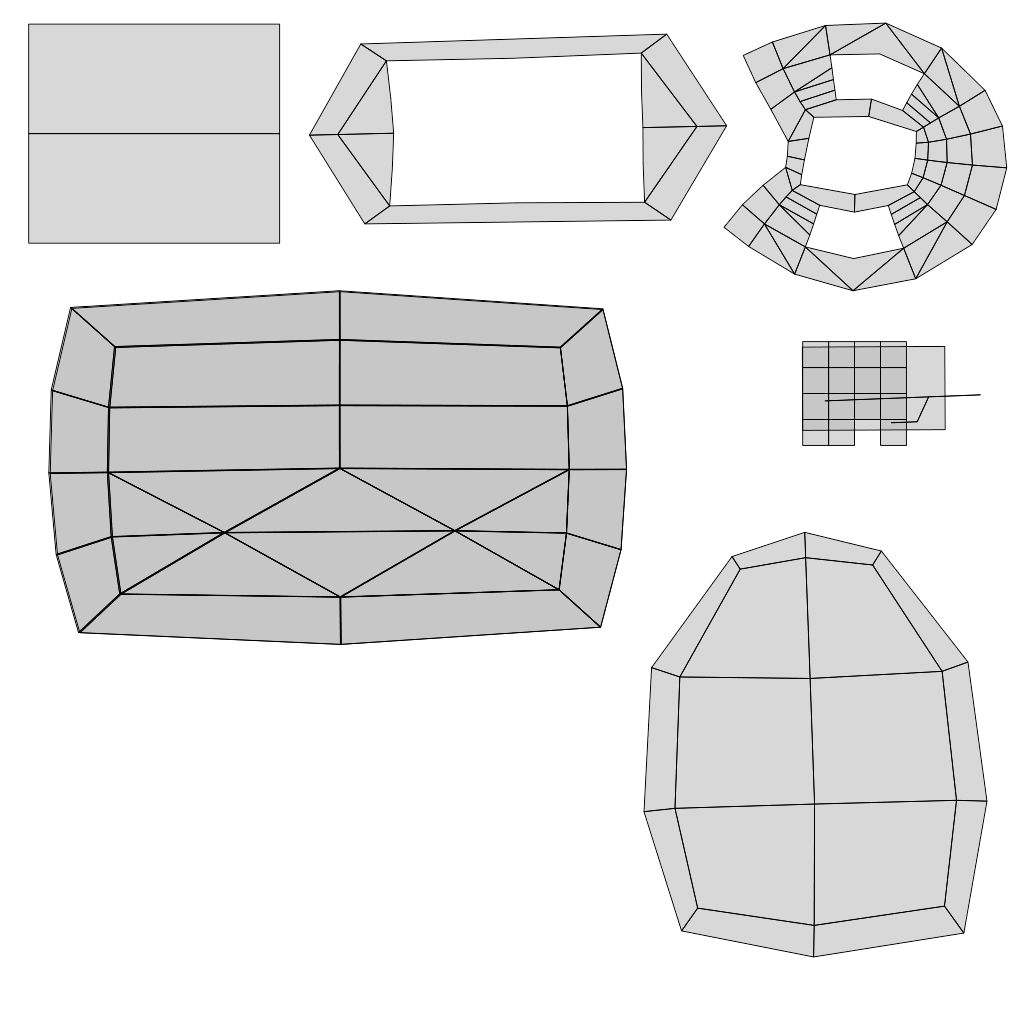
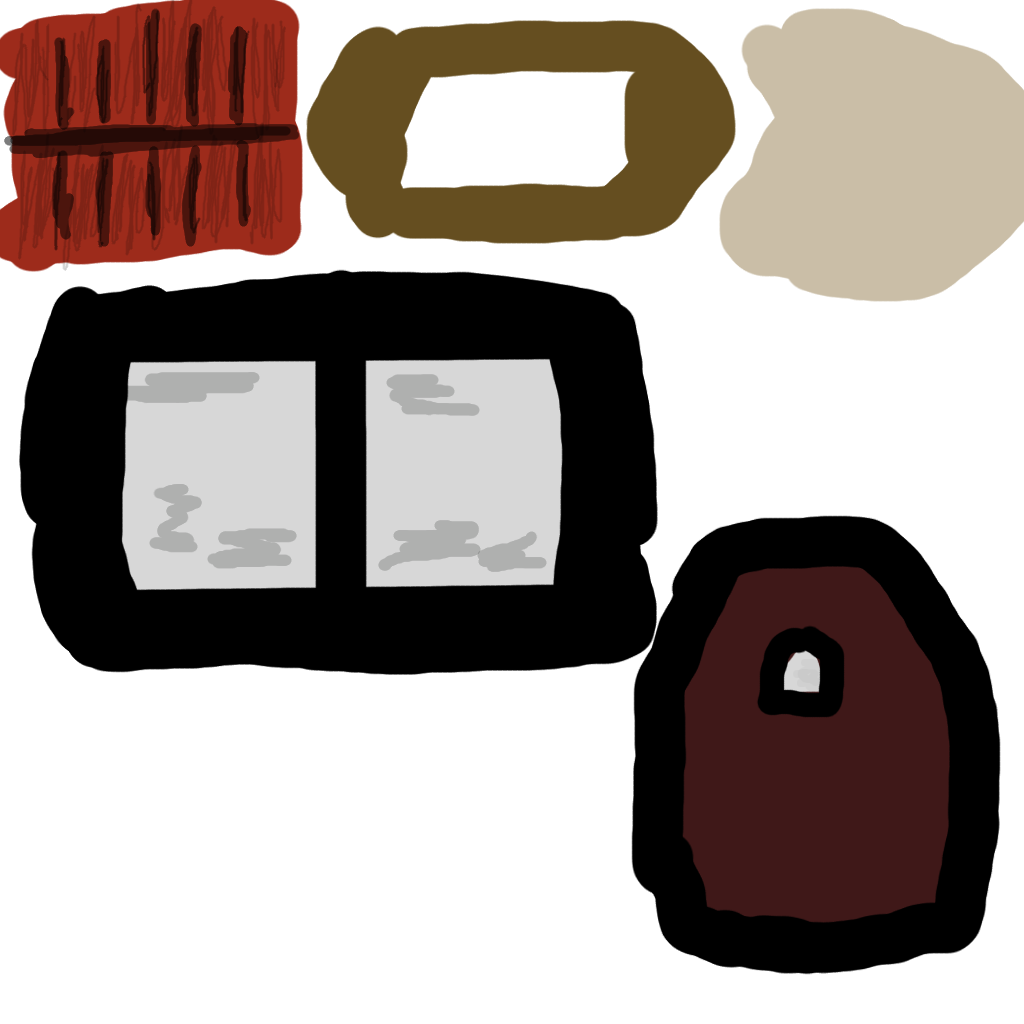
The second 1024x1024 image is a revision of the first. Changes to its layers:
added layer "Layer #1" above "Layer #5" over (19, 269, 1001, 975)
added layer "Layer #4" above "Layer #3" over (672, 554, 968, 938)
added layer "Layer #3" above "Layer #2" over (54, 335, 969, 938)
added layer "Layer #6" above "Layer" over (4, 0, 300, 271)
added layer "Layer" above "House.png" over (0, 0, 1024, 302)
hid "House.png" over (28, 22, 1008, 958)
